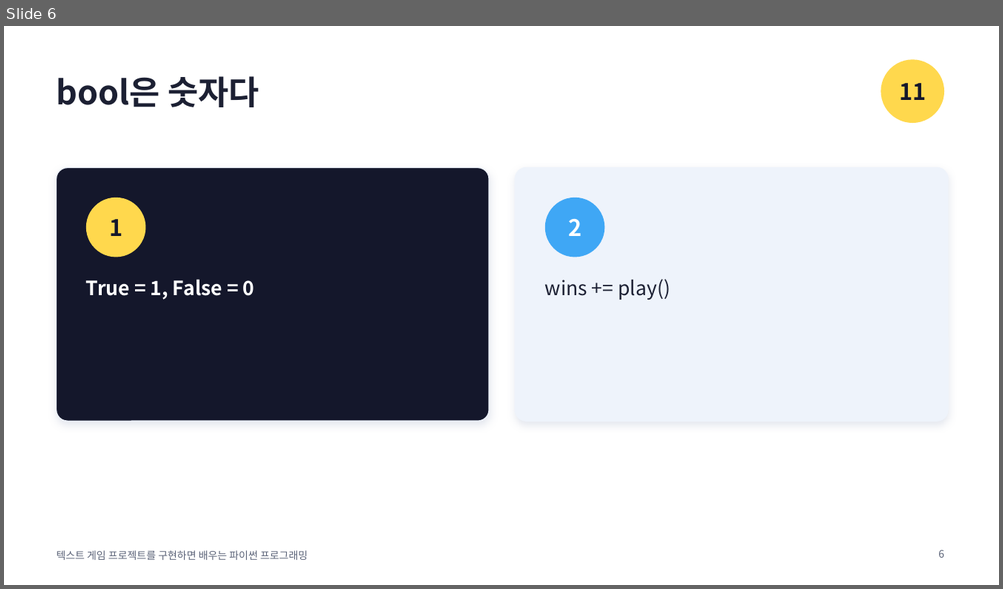
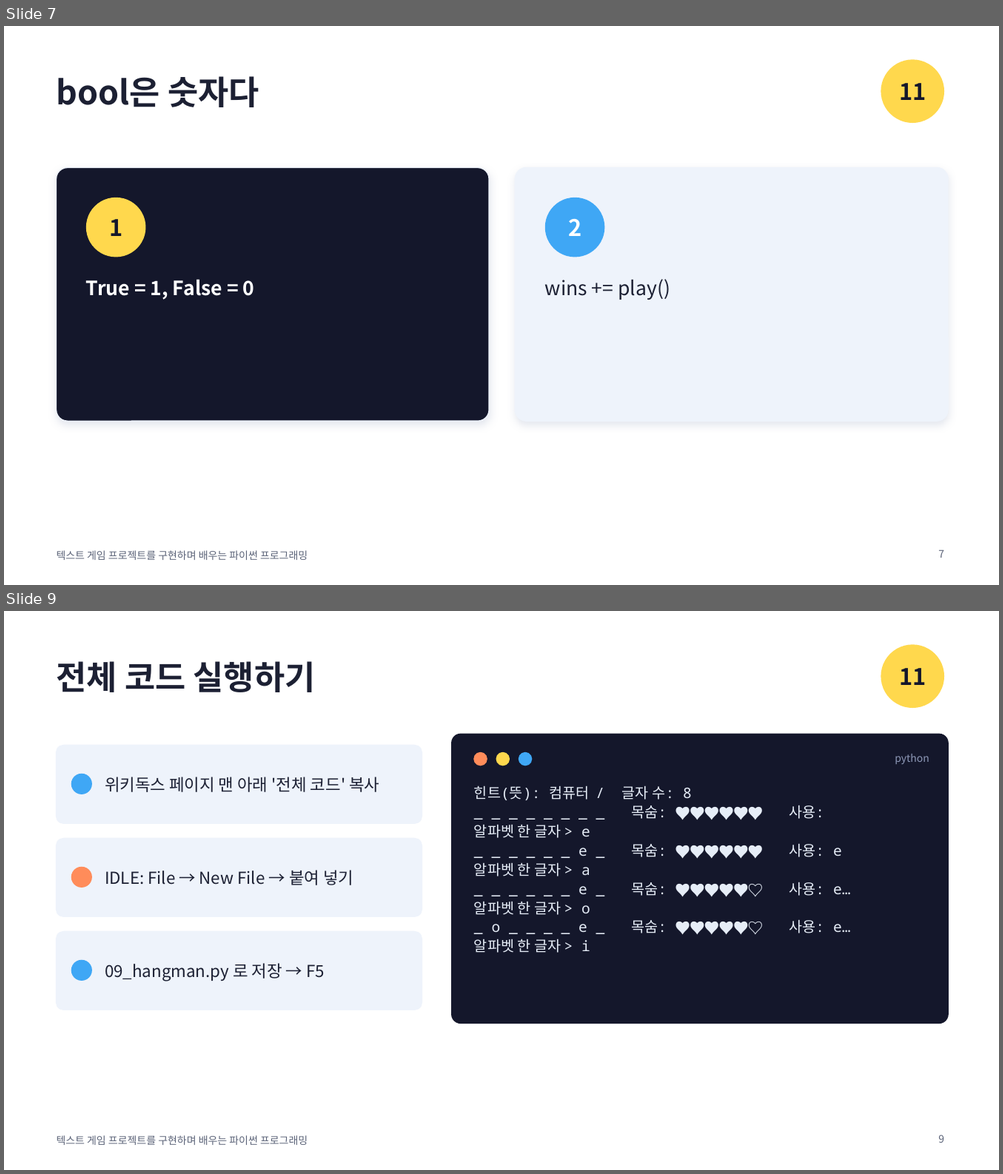
Before and after one commit to nabilera1/python_lecture_game_pingpong, a slide deck: slides/11-hangman.pptx. Shown one above the other, each under a label of ours: slide 6 before the commit, slides 7 and 9 after it; the slides between them are not shown. The pictures are 1003x589 and 1003x1174 pixels, drawn with LibreOffice and Linux fonts; fonts in the diff are those of the drawing. Boxes give left, top, right and bottom in pixels: in the first picture for what was removed or moved away, otherwise in the second. Text is boxed around its words. In the diff, an @@ line names an element or a change of style, - is before the commit and + after.

```diff
--- a/slides/11-hangman.pptx
+++ b/slides/11-hangman.pptx
@@ slide 9 added at (4,611,999,1170), background #FFFFFF; not listed: 1 template element that a slide beside it also shows @@
@@ ellipse added at (881,644,944,708), fill #FFD84D @@
@@ title added at (57,661,316,692), 32 pt, text #1C2033, bold @@
+전체 코드 실행하기
@@ text added at (899,668,925,685), 22 pt, text #14172B, bold @@
+11
@@ rounded rectangle added at (452,734,948,1024), fill #14172B, outline #14172B 1 pt @@
@@ rounded rectangle added at (57,745,422,823), fill #EEF3FB, outline #EEF3FB 1 pt @@
@@ ellipse added at (474,753,486,766), fill #FF8C5A, outline #FF8C5A 1 pt @@
@@ ellipse added at (496,753,509,766), fill #FFD84D, outline #FFD84D 1 pt @@
@@ ellipse added at (519,753,532,766), fill #3FA7F5, outline #3FA7F5 1 pt @@
@@ text added at (894,754,929,764), 10 pt, text #8E99B8 @@
+python
@@ ellipse added at (71,774,92,795), fill #3FA7F5 @@
@@ text added at (105,777,379,792), 16 pt, text #1C2033 @@
+위키독스 페이지 맨 아래 '전체 코드' 복사
@@ text added at (474,786,590,953), 14 pt, text #E6EDF7 @@
+힌트(뜻): 컴퓨터 / 글자 수: 8
+_ _ _ _ _ _ _ _ 목숨: ♥♥♥♥♥♥ 사용:
+알파벳 한 글자 > e
+_ _ _ _ _ _ e _ 목숨: ♥♥♥♥♥♥ 사용: e
+알파벳 한 글자 > a
+_ _ _ _ _ _ e _ 목숨: ♥♥♥♥♥♡ 사용: e…
+알파벳 한 글자 > o
+_ o _ _ _ _ e _ 목숨: ♥♥♥♥♥♡ 사용: e…
+알파벳 한 글자 > i
@@ rounded rectangle added at (57,839,422,917), fill #EEF3FB, outline #EEF3FB 1 pt @@
@@ ellipse added at (71,867,92,888), fill #FF8C5A @@
@@ text added at (105,870,353,886), 16 pt, text #1C2033 @@
+IDLE: File → New File → 붙여 넣기
@@ rounded rectangle added at (57,932,422,1010), fill #EEF3FB, outline #EEF3FB 1 pt @@
@@ ellipse added at (71,960,92,981), fill #3FA7F5 @@
@@ text added at (105,963,324,981), 16 pt, text #1C2033 @@
+09_hangman.py 로 저장 → F5
@@ page number added at (938,1135,944,1143), 10 pt, text #5B6378 @@
+9
@@ what was slide 6 is now slide 7 @@
@@ slide 7 changed as well @@
@@ text at (57,551,307,560): text changed @@
-텍스트 게임 프로젝트를 구현하면 배우는 파이썬 프로그래밍
+텍스트 게임 프로젝트를 구현하며 배우는 파이썬 프로그래밍
@@ page number at (938,550,944,558): text changed @@
-6
+7
```
Also in this commit, not shown: 8 other slides changed, 2 other slides added, 54 other files.
